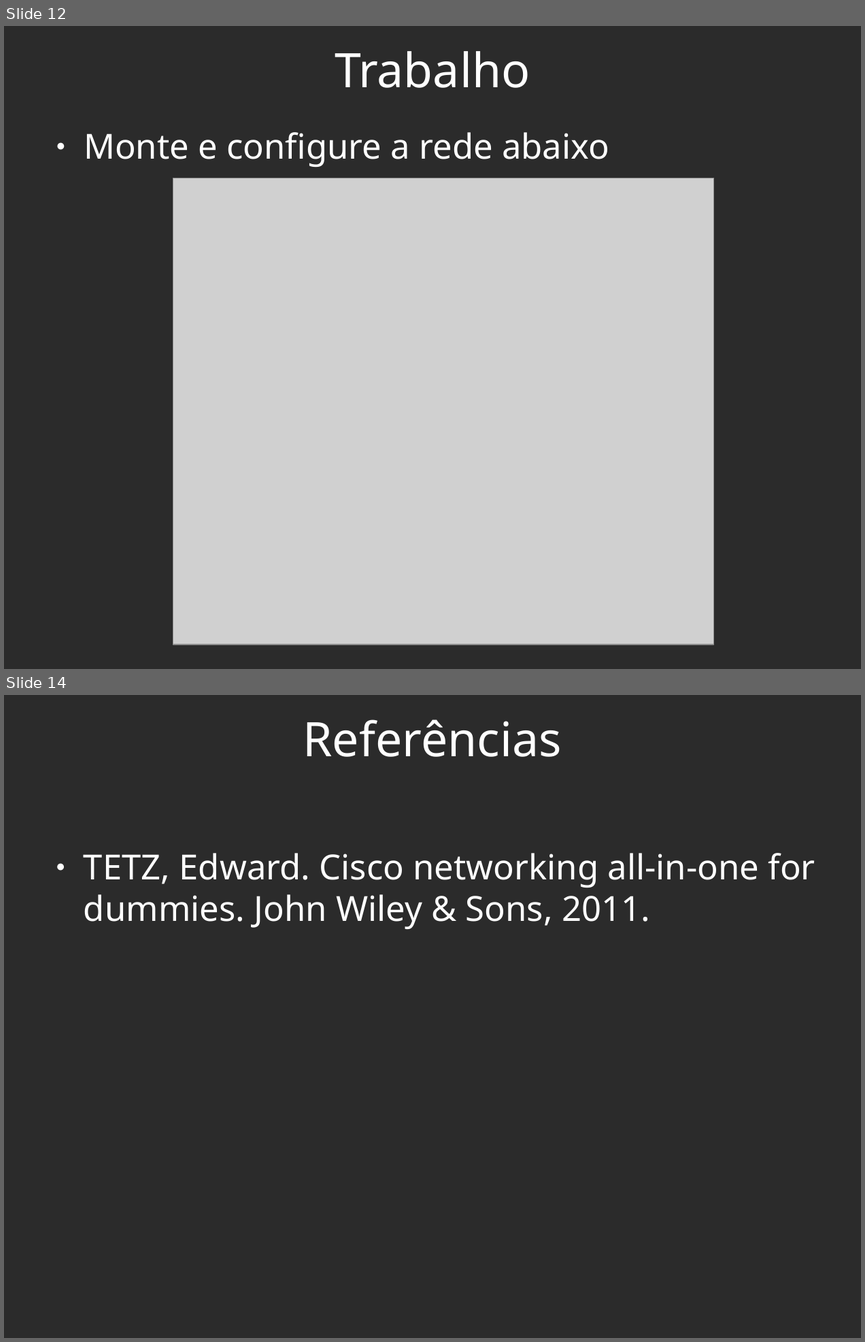
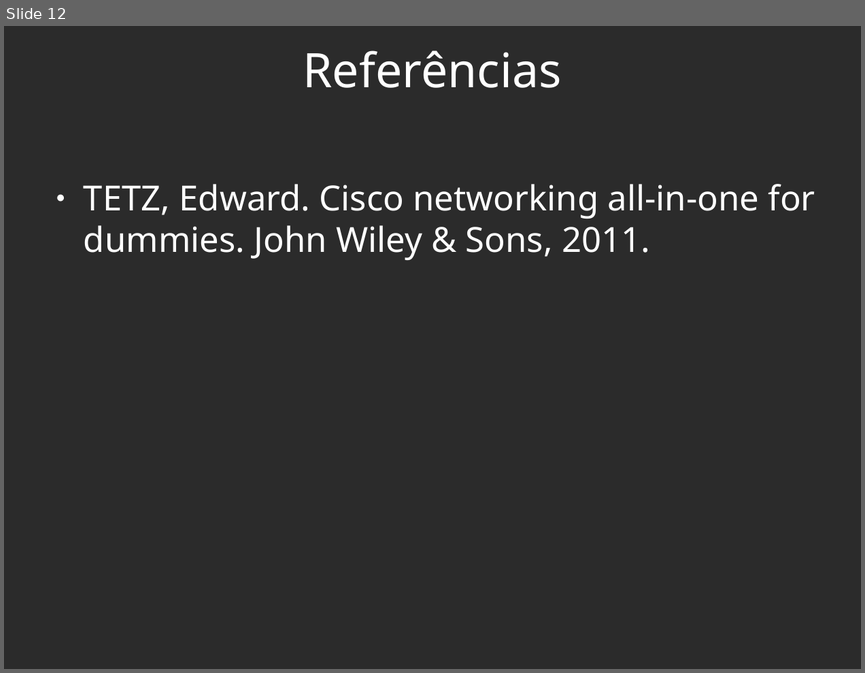
Before and after one commit to viniciusalveshax/aulas, a slide deck: redes-2/pdf10-roteadores2-rotas-estaticas/pdf10-roteadores2-rotas-estaticas.odp. Shown one above the other, each under a label of ours: slides 12 and 14 before the commit, slide 12 after it; the slides between them are not shown. The pictures are 865x1342 and 865x673 pixels, drawn with LibreOffice and Linux fonts; fonts in the diff are those of the drawing; grey boxes stand for pictures; background and template pictures are left out; a plain dark background stands for a picture behind light text. Boxes give left, top, right and bottom in pixels: in the first picture for what was removed or moved away, otherwise in the second. Text is boxed around its words. In the diff, an @@ line names an element or a change of style, - is before the commit and + after.

```diff
--- a/redes-2/pdf10-roteadores2-rotas-estaticas/pdf10-roteadores2-rotas-estaticas.odp
+++ b/redes-2/pdf10-roteadores2-rotas-estaticas/pdf10-roteadores2-rotas-estaticas.odp
@@ slide 12 removed at [4,26,861,669], background picture (left out) @@
@@ title removed at [334,51,530,88] @@
-Trabalho
@@ text removed at [84,132,609,167] @@
-● Monte e configure a rede abaixo
@@ picture removed at [173,178,715,644] @@
@@ what was slide 14 is now slide 12 @@
```
Also in this commit, not shown: 1 other slide removed, 1 other file.
